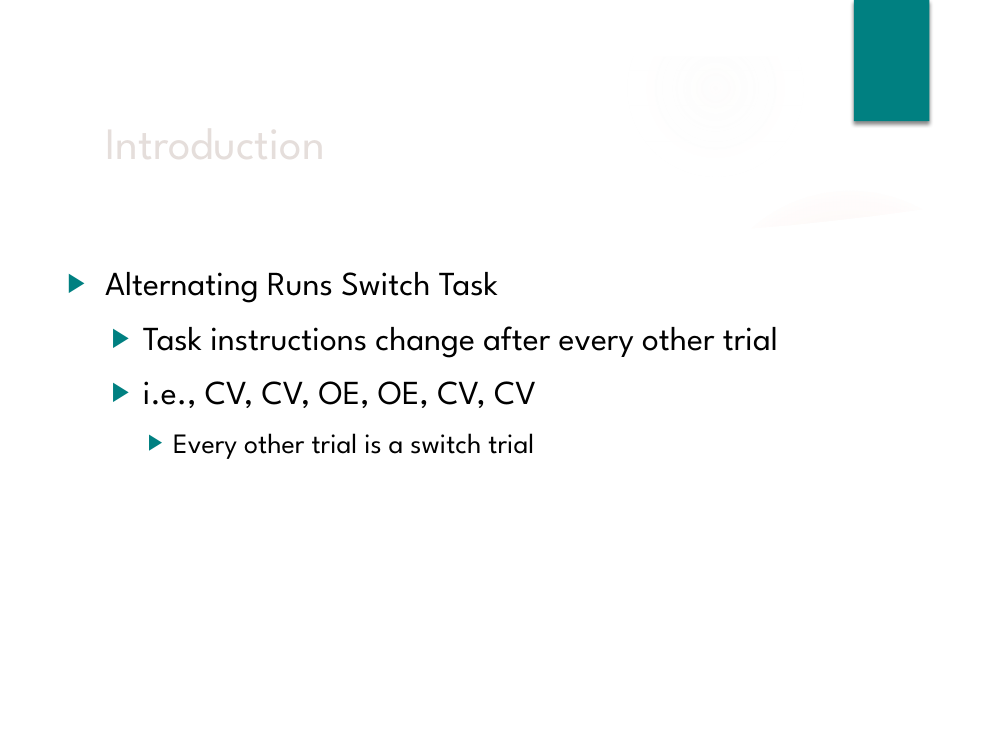
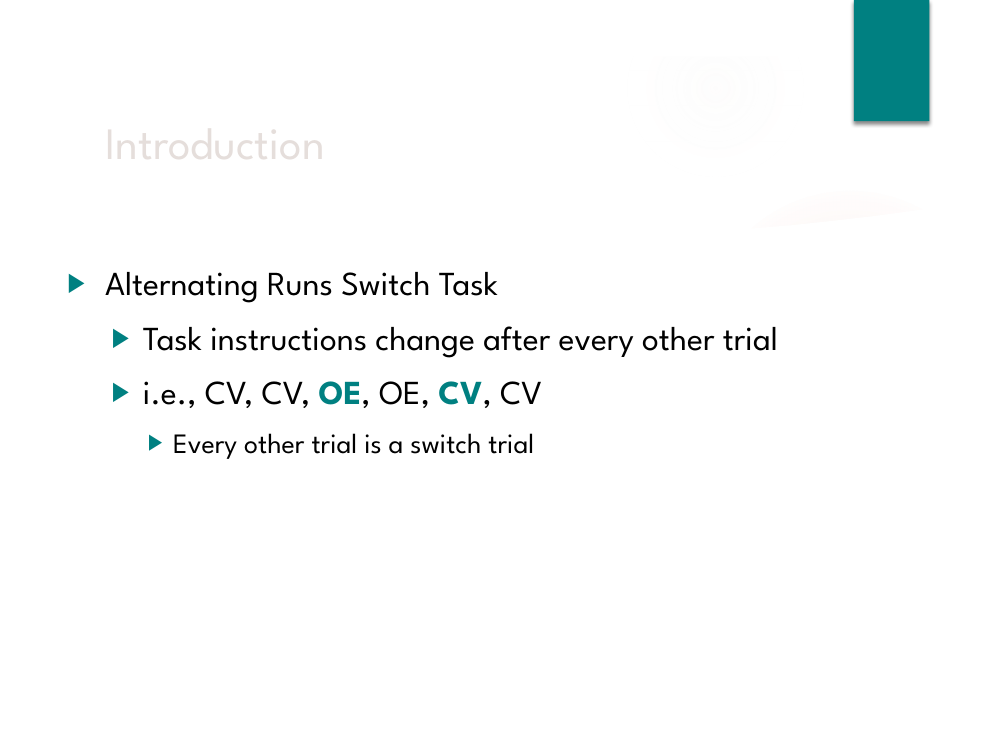
Before and after one commit to npm27/Spring-2019-Projects, a slide deck: slide 7 of CVOE/3 Presentations/Brown Bag Fall 19.pptx (slide 5 before the commit). Drawn at 1008x756 pixels with LibreOffice and Linux fonts; fonts in the diff are those of the drawing; background and template pictures are left out. Boxes give left, top, right and bottom in pixels: in the first picture for what was removed or moved away, otherwise in the second. Text is boxed around its words. In the diff, an @@ line names an element or a change of style, - is before the commit and + after.

```diff
--- a/CVOE/3 Presentations/Brown Bag Fall 19.pptx
+++ b/CVOE/3 Presentations/Brown Bag Fall 19.pptx
@@ text at <box>143,381,542,408</box>: text colour #000000 to #008081, bold on in "OE, CV," @@
```
Also in this commit, not shown: 18 other slides changed, 11 slides added, 18 other files.
